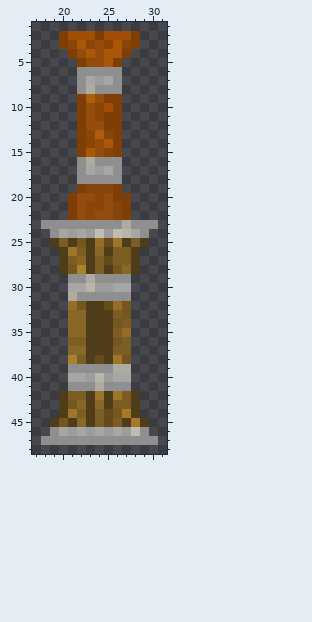
Edited in one commit: pixel-art sprite (resources/sprites/towers/turrets/gluer/fire/004.png). The picture above was drawn from the file before the commit.
The file is 50x50 pixels. Colours within 5 levels of each other are drawn and written as one. Shown: x 17..31, y 1..48.
Now the later version:
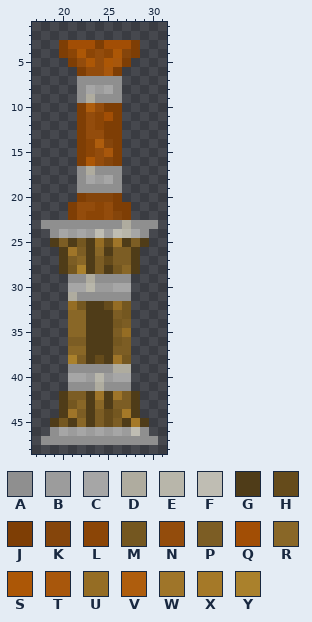
Palette (. is transparent): A #8f8f8f  B #9c9c9c  C #a6a6a6  D #afac9f  E #b8b6aa  F #bfbdb3  G #4f3c18  H #654b1b  J #7e3e05  K #85450b  L #8b4506  M #745720  N #934c0c  P #7c5d24  Q #a24e05  R #896727  S #ac5706  T #a8570c  U #956d24  V #ae5d0d  W #9f7529  X #a57928  Y #aa812c
The exact change:
{"y":2,"x":20,"old":"JQQQJQQQJ","new":"........."}
{"y":3,"x":21,"old":"LSLNLSK","new":"QQQJQQQ"}
{"y":4,"x":20,"old":".JNS","new":"JLSL"}
{"y":4,"x":25,"old":"STJ.","new":"LSKJ"}
{"y":5,"x":21,"old":".JN","new":"JNS"}
{"y":5,"x":25,"old":"TJ.","new":"STJ"}
{"y":6,"x":22,"old":"AAAAA","new":"JNNTJ"}
{"y":7,"x":23,"old":"CBC","new":"AAA"}
{"y":8,"x":23,"old":"DAA","new":"CBC"}
{"y":9,"x":22,"old":"JVNJJ","new":"ADAAA"}
{"y":10,"x":23,"old":"NLQ","new":"VNJ"}
{"y":11,"x":25,"old":"J","new":"Q"}
{"y":12,"x":24,"old":"N","new":"L"}
{"y":13,"x":23,"old":"LVK","new":"NNJ"}
{"y":14,"x":24,"old":"NT","new":"VK"}
{"y":15,"x":23,"old":"S","new":"L"}
{"y":15,"x":25,"old":"K","new":"T"}
{"y":16,"x":22,"old":"ADAAA","new":"JSNKJ"}
{"y":17,"x":23,"old":"CBC","new":"DAA"}
{"y":18,"x":23,"old":"AAA","new":"CBC"}
{"y":19,"x":22,"old":"JKKKJ","new":"AAAAA"}
{"y":20,"x":21,"old":"JNNLN","new":".JKKK"}
{"y":20,"x":27,"old":"J","new":"."}
{"y":21,"x":23,"old":"L","new":"N"}
{"y":21,"x":26,"old":"K","new":"J"}
{"y":22,"x":24,"old":"N","new":"L"}
{"label":"changed","picture_box":[59,31,140,220]}
